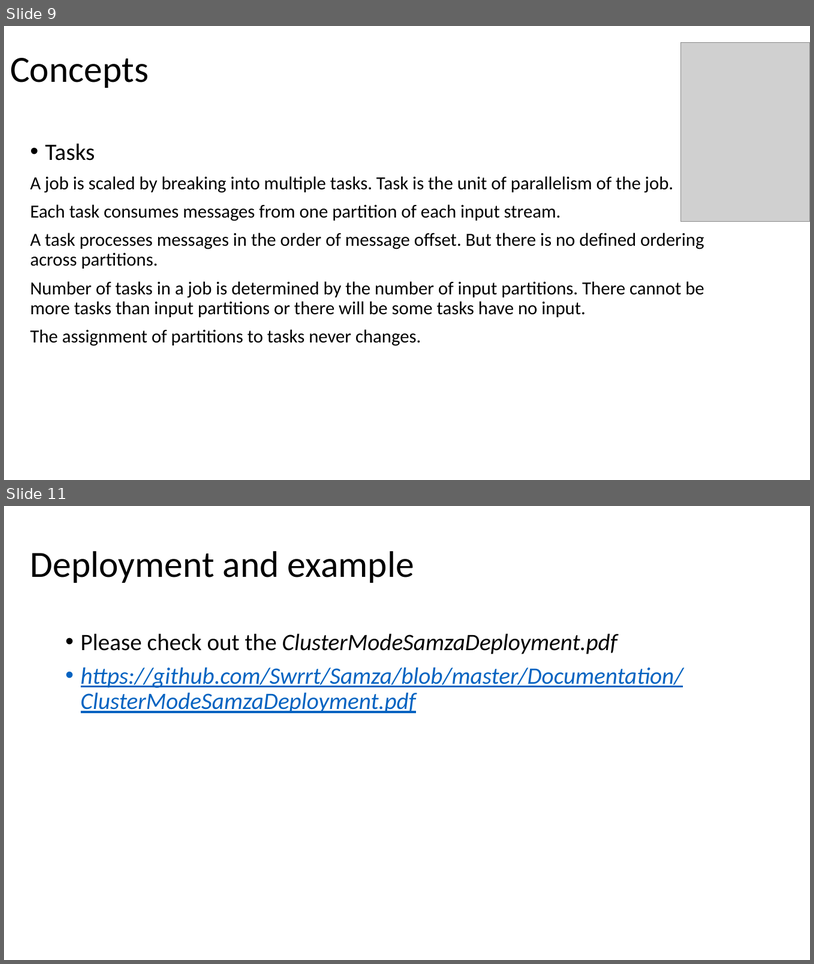
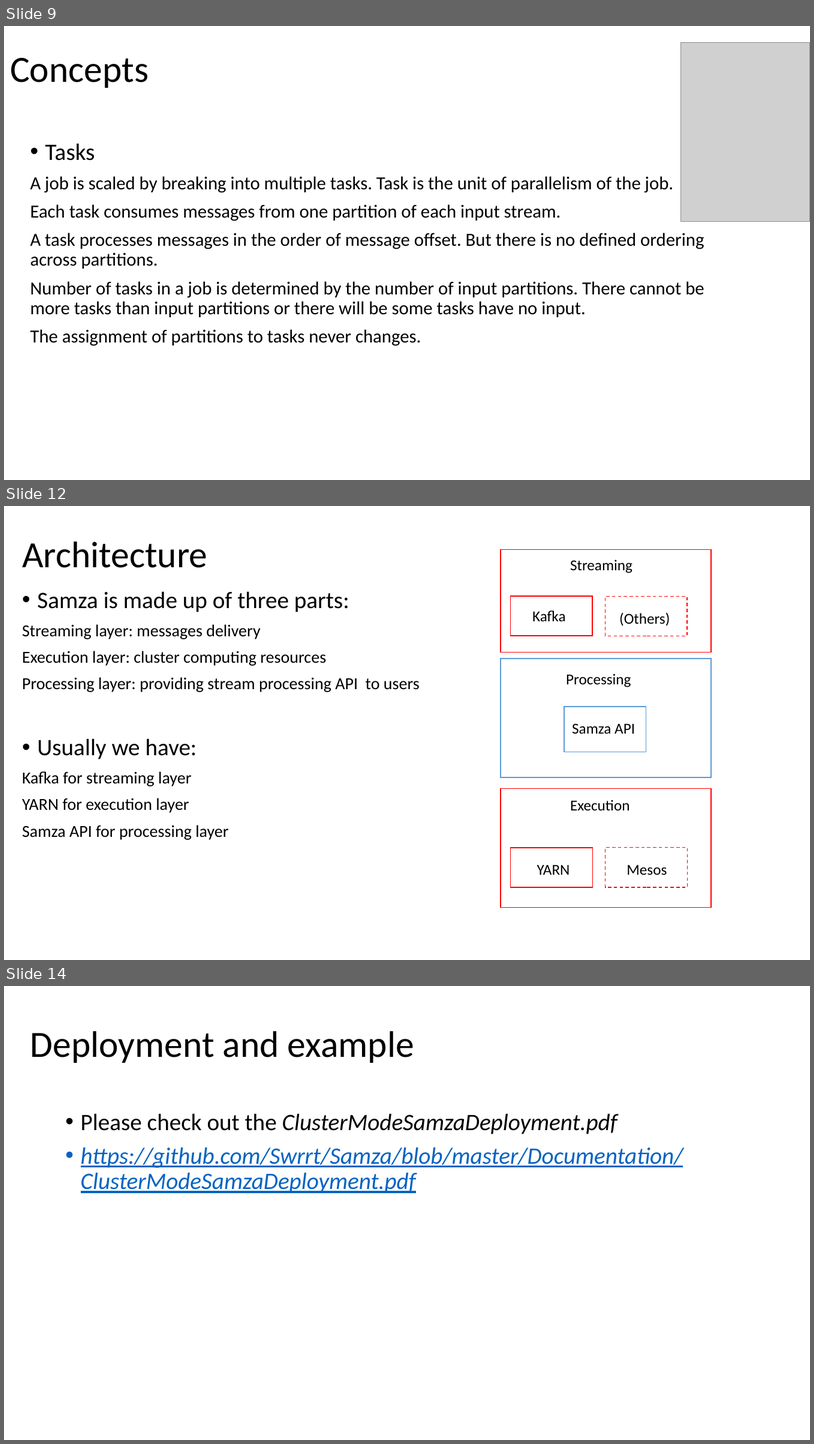
Before and after one commit to Swrrt/Samza-Documents, a slide deck: Documentation/SamzaStructure.pptx. Shown one above the other, each under a label of ours: slides 9 and 11 before the commit, slides 9, 12 and 14 after it; the slides between them are not shown. The pictures are 814x964 and 814x1444 pixels, drawn with LibreOffice and Linux fonts; fonts in the diff are those of the drawing; grey boxes stand for pictures. Boxes give left, top, right and bottom in pixels: in the first picture for what was removed or moved away, otherwise in the second. Text is boxed around its words. In the diff, an @@ line names an element or a change of style, - is before the commit and + after.

```diff
--- a/Documentation/SamzaStructure.pptx
+++ b/Documentation/SamzaStructure.pptx
@@ slide 12 added at (x1=4, y1=506, x2=810, y2=960), background #FFFFFF @@
@@ title added at (x1=22, y1=541, x2=207, y2=568), 44 pt, text #000000 @@
+Architecture
@@ rectangle added at (x1=501, y1=550, x2=712, y2=652), fill #FFFFFF, outline #FF0000 1 pt @@
@@ text added at (x1=570, y1=559, x2=633, y2=573), 18 pt, text #000000 @@
+Streaming
@@ text added at (x1=22, y1=591, x2=420, y2=840), 20 pt, text #000000 @@
+• Samza is made up of three parts:
+Streaming layer: messages delivery
+Execution layer: cluster computing resources
+Processing layer: providing stream processing API to users
+• Usually we have:
+Kafka for streaming layer
+YARN for execution layer
+Samza API for processing layer
@@ rectangle added at (x1=511, y1=596, x2=593, y2=636), fill #FFFFFF, outline #FF0000 1 pt @@
@@ text added at (x1=533, y1=610, x2=566, y2=621), 18 pt, text #000000 @@
+Kafka
@@ rectangle added at (x1=605, y1=596, x2=687, y2=636), fill #FFFFFF, outline #FF0000 1 pt dashed @@
@@ text added at (x1=620, y1=612, x2=670, y2=626), 18 pt, text #000000 @@
+(Others)
@@ rectangle added at (x1=501, y1=658, x2=712, y2=777), fill #FFFFFF, outline #5B9BD5 1 pt @@
@@ text added at (x1=566, y1=673, x2=631, y2=687), 18 pt, text #000000 @@
+Processing
@@ rectangle added at (x1=565, y1=707, x2=647, y2=752), fill #FFFFFF, outline #5B9BD5 1 pt @@
@@ text added at (x1=572, y1=723, x2=635, y2=733), 18 pt, text #000000 @@
+Samza API
@@ rectangle added at (x1=501, y1=789, x2=712, y2=907), fill #FFFFFF, outline #FF0000 1 pt @@
@@ text added at (x1=570, y1=799, x2=630, y2=810), 18 pt, text #000000 @@
+Execution
@@ rectangle added at (x1=511, y1=847, x2=593, y2=887), fill #FFFFFF, outline #FF0000 1 pt @@
@@ rectangle added at (x1=606, y1=847, x2=687, y2=887), fill #FFFFFF, outline #FF0000 1 pt dashed @@
@@ text added at (x1=537, y1=864, x2=570, y2=874), 18 pt, text #000000 @@
+YARN
@@ text added at (x1=627, y1=864, x2=667, y2=875), 18 pt, text #000000 @@
+Mesos
@@ what was slide 11 is now slide 14 @@
```
Also in this commit, not shown: 4 slides changed, 6 other slides added.
